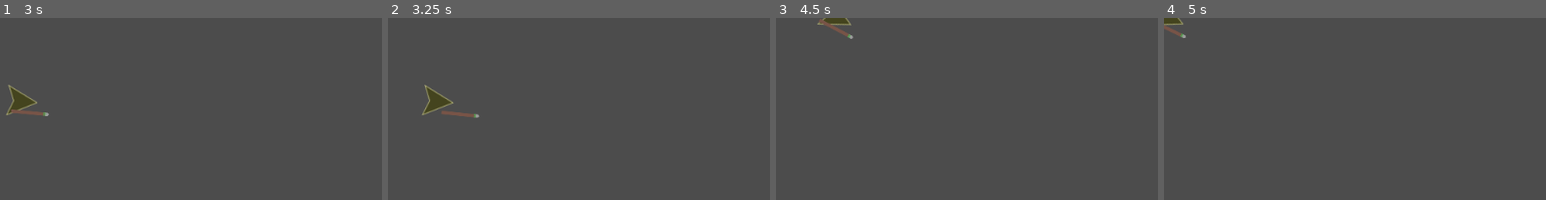
Above: before the commit, frames 1-4 (left to right).
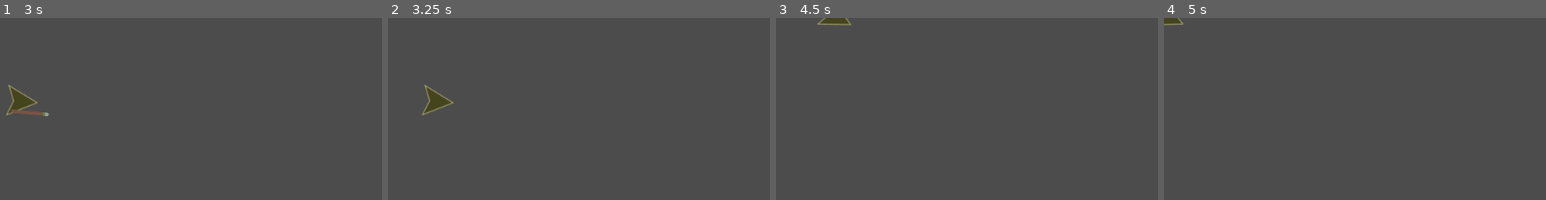
Above: after the commit, the same moments.

Repository: Schwarcraft/DreamGame
Game: Godot game, scene res://Source/Lobby.tscn
Two runs of this game, one before a commit and one after it. Both use one fixed random seed, a clock stepped at 60 frames per second and the inputs below.
Inputs (mouse positions are % of the whole screen's width and height, from its top left):
- Up to frame 1 (3 s): tap Enter at 0.5, 2.75 s; move the mouse to (72, 55) at 0.52 s; hold D (move_right) 0.53-1.25 s; tap E (equip) at 0.6, 2.1 s; click "Host" at 1.25 s; tap Space at 2 s; move the mouse to (30, 67) at 2.02 s; hold S (move_down) 2.03-2.78 s; move the mouse to (60, 34) at 2.77 s; hold D (move_right) from 2.78 s (still down); right-click (60, 34) at 2.85 s
- Up to frame 2 (3.25 s): keep holding D (move_right); tap E (equip) at 3.05 s
- Up to frame 3 (4.5 s): move the mouse to (45, 86) at 3.52 s; release D (move_right) at 3.53 s; hold W (move_up) 3.53-4.28 s; tap E (equip) at 3.6, 4.35 s; move the mouse to (80, 79) at 4.27 s; hold A (move_left) from 4.28 s (still down)
- Up to frame 4 (5 s): keep holding A (move_left)
The pictures show only the part of the screen within x 0-50%, y 0-50%; the shares and areas given below are measured in that part.

Frame 1 is identical in both runs. In frame 2, 0.2% of the frame differs, in the area x 14-24%, y 51-55%; in frame 3, 0.2%; in frame 4, 0.1%.

Commit message:
Spear unequip

Diff:
--- a/Source/Ship.gd
+++ b/Source/Ship.gd
@@ -1,14 +1,12 @@
 extends RigidBody2D
 
+var speed = 150
+var Mouse_position
 
+#-----Equipment vars-----
+var is_equipped = false
+var current_equipID = 0
 
-var speed = 150
-
-
-var Mouse_position
-# Declare member variables here. Examples:
-# var a = 2
-# var b = "text"
 
 slave var slave_position = Vector2()
 slave var slave_rotation = 0
@@ -43,7 +41,12 @@
 
 		#-----Equipment Block-----
 		if Input.is_action_just_pressed("equip"):
-			equip(1)
+			if is_equipped== false:
+				equip(1)
+				is_equipped = true
+			else:
+				unequip(current_equipID)
+
 
 		if Input.is_action_just_pressed("right_click"):
 			get_node("AnimationPlayer").play("Spear_Attack")
@@ -58,10 +61,18 @@
 #This function will equip a set item:
 #---Purpose---
 #Will take an item ID (int) input and change the sprite of the equipment on the player
-
 func equip(id):
 	var equipped
 	match id:
 		1: #ID 1= Spear
 			$Spear_tex.show()
+			current_equipID=1
 	pass
+
+
+func unequip(id):
+	match id:
+		1: #ID 1 = Spear
+			$Spear_tex.hide()
+			current_equipID = 0
+	is_equipped = false
